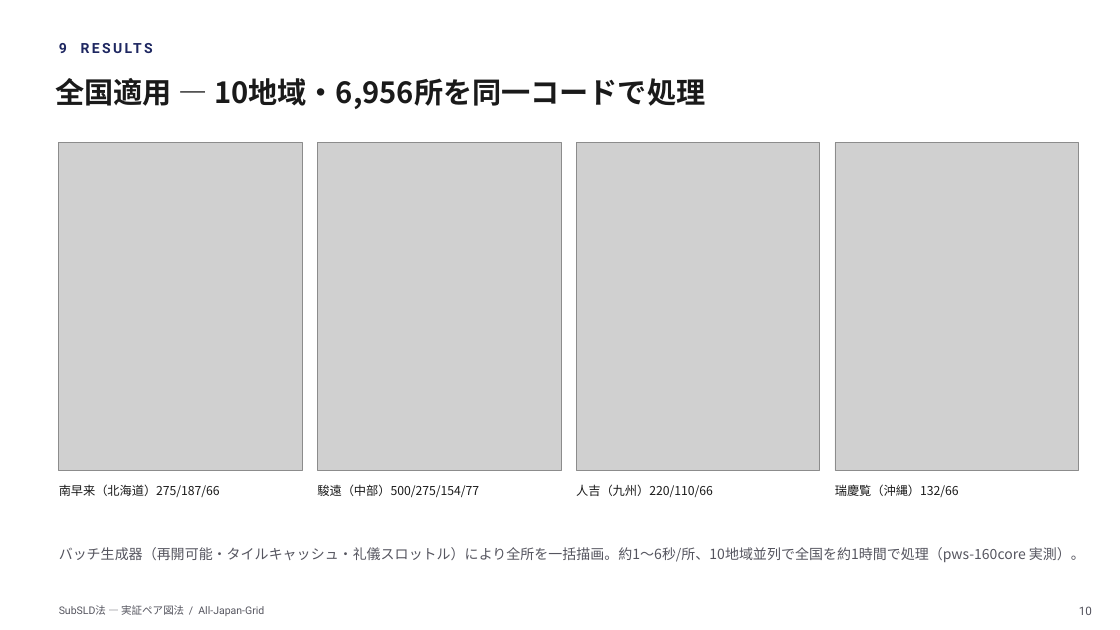
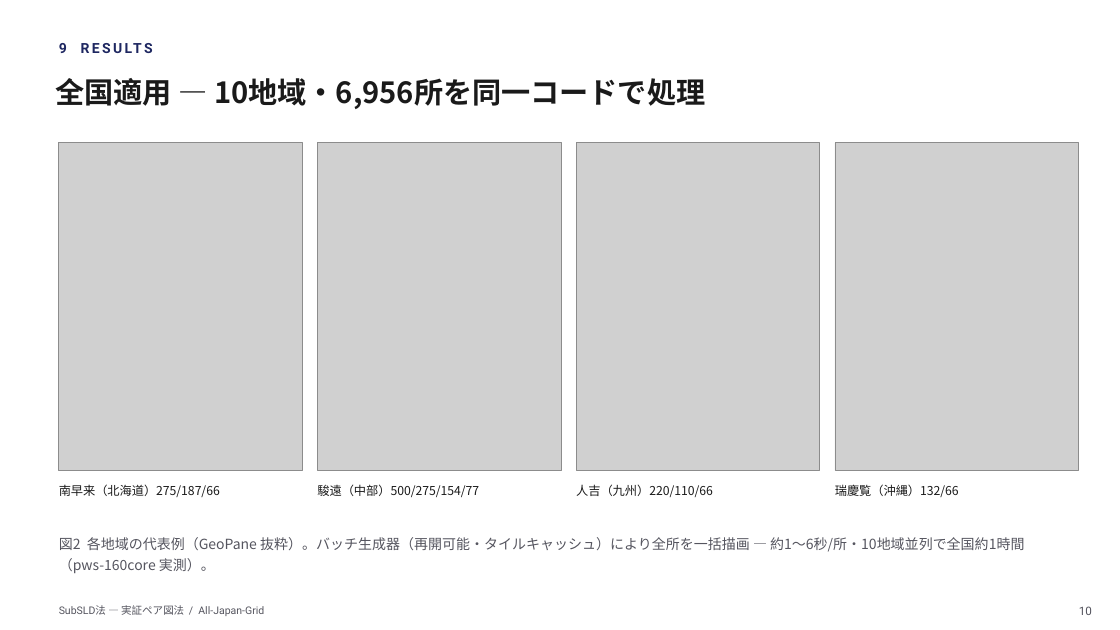
Before and after one commit to lutelute/All-Japan-Grid, a slide deck: slide 10 of docs/slides/subsld/SubSLD法_academic.pptx. Drawn at 1120x630 pixels with LibreOffice and Linux fonts; fonts in the diff are those of the drawing; grey boxes stand for pictures. Boxes give left, top, right and bottom in pixels: in the first picture for what was removed or moved away, otherwise in the second. Text is boxed around its words. In the diff, an @@ line names an element or a change of style, - is before the commit and + after.

```diff
--- a/docs/slides/subsld/SubSLD法_academic.pptx
+++ b/docs/slides/subsld/SubSLD法_academic.pptx
@@ text at [59, 537, 1024, 573]: text changed @@
-バッチ生成器（再開可能・タイルキャッシュ・礼儀スロットル）により全所を一括描画。約1〜6秒/所、10地域並列で全国を約1時間で処理（pws-160core 実測）。
+図2 各地域の代表例（GeoPane 抜粋）。バッチ生成器（再開可能・タイルキャッシュ）により全所を一括描画 — 約1〜6秒/所・10地域並列で全国約1時間（pws-160core 実測）。
```
Also in this commit, not shown: 6 other slides changed, 1 other file.
